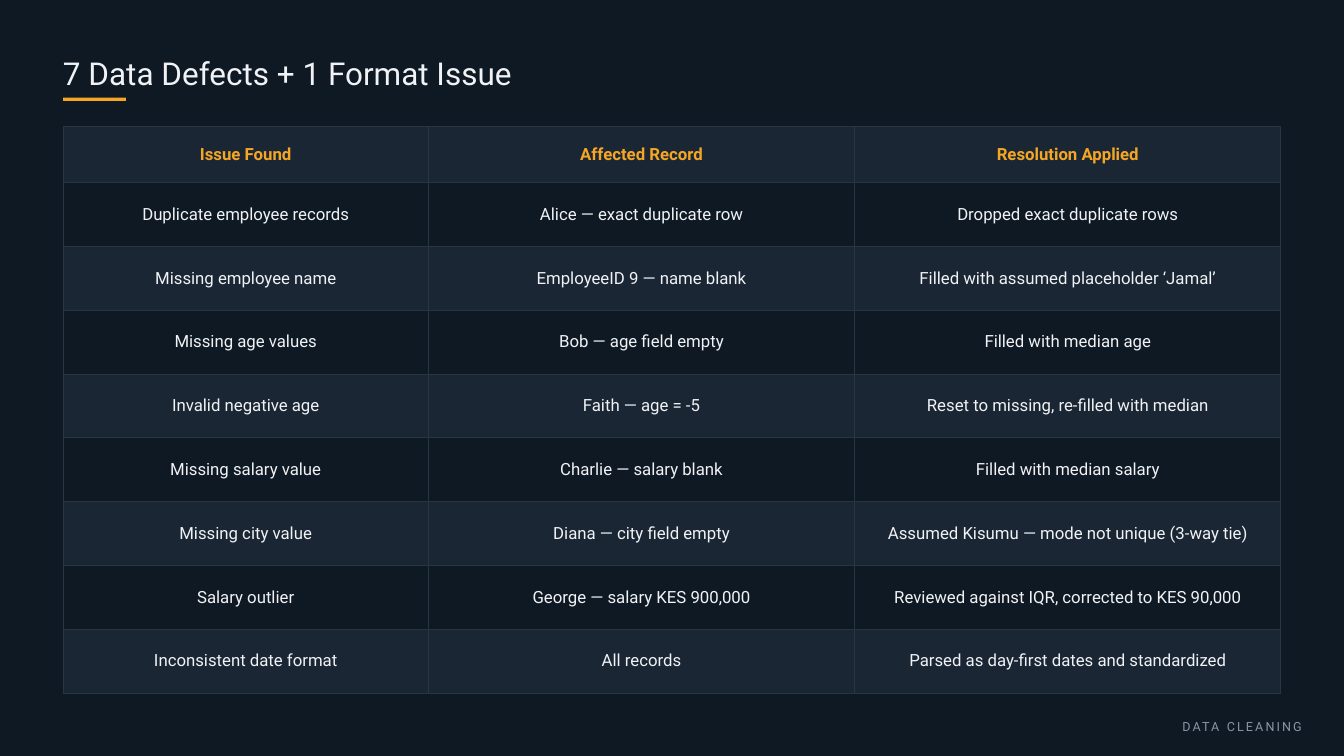
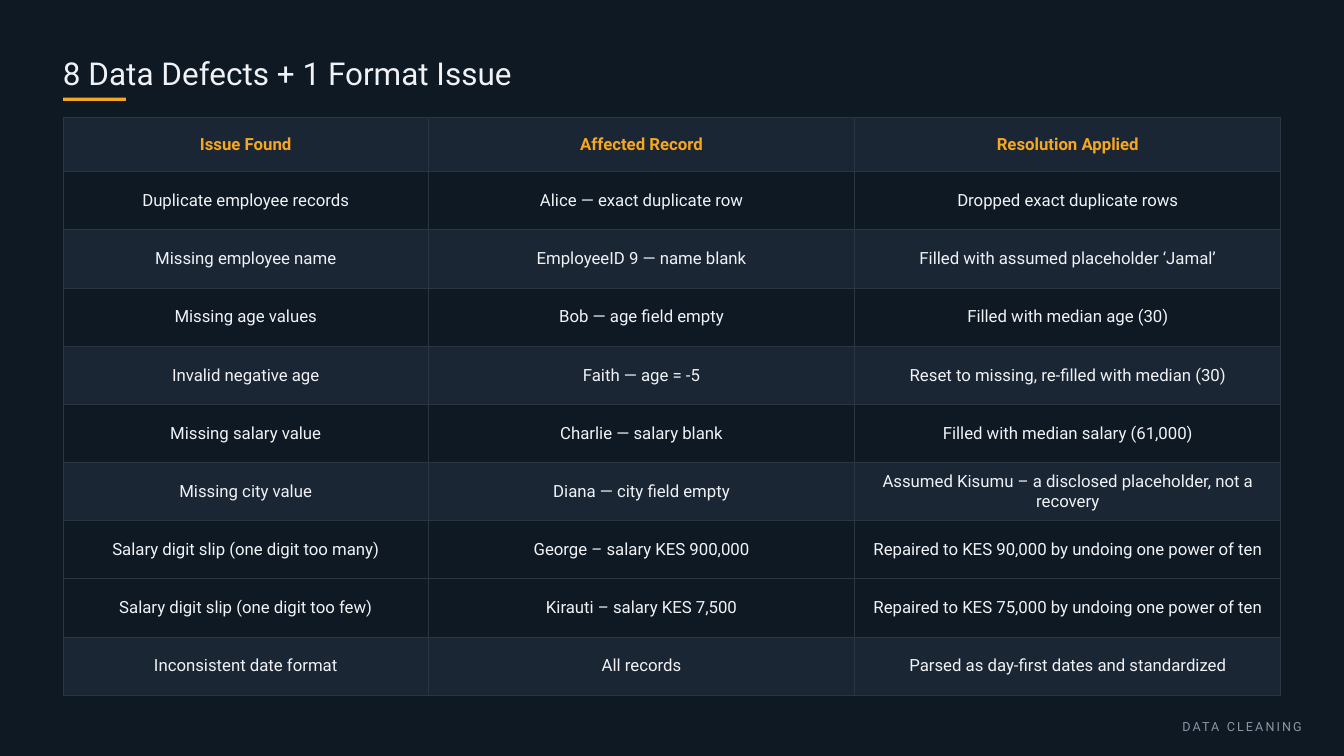
Before and after one commit to Riq-wq/employee-salary-headcount-dashboard, a slide deck: slide 6 of reports/Employee Salary & Headcount Dashboard.pptx. Drawn at 1344x756 pixels with LibreOffice and Linux fonts; fonts in the diff are those of the drawing. Boxes give left, top, right and bottom in pixels: in the first picture for what was removed or moved away, otherwise in the second. Text is boxed around its words. In the diff, an @@ line names an element or a change of style, - is before the commit and + after.

Commit message:
Move the README and the slide deck to the ten-employee snapshot
The README now publishes 11 raw rows in / 10 clean rows out, 8 defects,
a total of 631,000, a mean of 63,100 and a median of 61,000. The two
ten-fold digit slips are described as a rule rather than a one-off patch,
along with the rule's honest limit: it cannot tell a genuine high salary
from a typo, which is why it is a repair and not a cap.

The deck gains the tenth employee throughout - a new row in both the
data-quality table and the salary ranking, refreshed chart data for city
totals, city averages, headcount and hiring by month, and the 117% cleaning
finding.

The Diana assumption is no longer described as a non-unique mode, because
after de-duplication it is not one. It is disclosed as a placeholder, and
the headcount figure is now published with its qualifier.

```diff
--- a/reports/Employee Salary & Headcount Dashboard.pptx
+++ b/reports/Employee Salary & Headcount Dashboard.pptx
@@ text at <box>63,61,511,86</box>: text changed @@
-7 Data Defects + 1 Format Issue
+8 Data Defects + 1 Format Issue
@@ table at <box>63,117,1281,695</box> @@
-row 4: Missing age values | Bob — age field empty | Filled with median age
-row 5: Invalid negative age | Faith — age = -5 | Reset to missing, re-filled with median
-row 6: Missing salary value | Charlie — salary blank | Filled with median salary
-row 7: Missing city value | Diana — city field empty | Assumed Kisumu — mode not unique (3-way tie)
-row 8: Salary outlier | George — salary KES 900,000 | Reviewed against IQR, corrected to KES 90,000
+row 4: Missing age values | Bob — age field empty | Filled with median age (30)
+row 5: Invalid negative age | Faith — age = -5 | Reset to missing, re-filled with median (30)
+row 6: Missing salary value | Charlie — salary blank | Filled with median salary (61,000)
+row 7: Missing city value | Diana — city field empty | Assumed Kisumu – a disclosed placeholder, not a recovery
+row 8: Salary digit slip (one digit too many) | George – salary KES 900,000 | Repaired to KES 90,000 by undoing one power of ten
+row 9: Salary digit slip (one digit too few) | Kirauti – salary KES 7,500 | Repaired to KES 75,000 by undoing one power of ten
@@ table: place and size @@
-table at <box>63,126,1281,693</box>
+table at <box>63,117,1281,695</box>
```
Also in this commit, not shown: 7 other slides changed, 1 other file.
